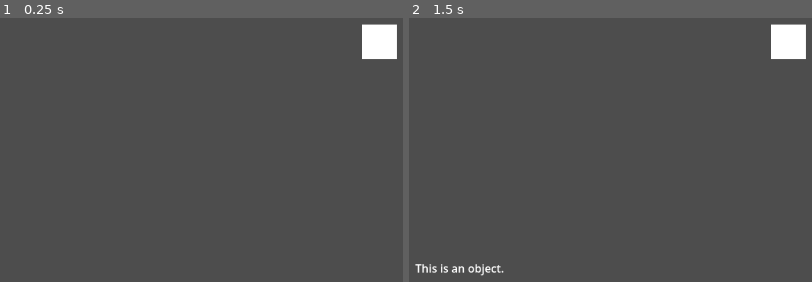
Above: before the commit, frames 1-2 (left to right).
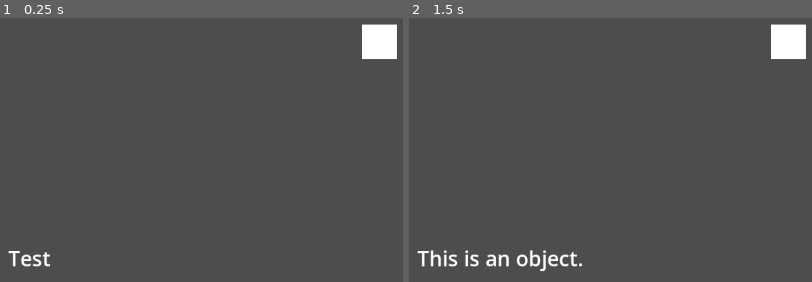
Above: after the commit, the same moments.

Repository: AEther-Frisko/point-n-click-game
Game: Godot game, scene res://shared/scenes/main.tscn
Two runs of this game, one before a commit and one after it. Both use one fixed random seed, a clock stepped at 60 frames per second and the inputs below.
Inputs (mouse positions are in pixels of both pictures, inside the frame that each line leads up to):
- Up to frame 1 (0.25 s): no input
- Up to frame 2 (1.5 s): tap Enter at 0.5 s; move the mouse to (787, 41) at 0.52 s; press the mouse at (787, 41) at 0.53 s; tap Space at 1.25 s; move the mouse to (646, 81) at 1.27 s; release the mouse at (646, 81) at 1.28 s; click (646, 81) at 1.35 s

The runs differ from the first frame. In frame 1, 0.3% of the frame differs, in the area x 1-13%, y 88-95%; in frame 2, 1.4%, in the area x 1-43%, y 87-98%.

Commit message:
gui ignores mouse input, small visual changes

Diff:
--- a/project.godot
+++ b/project.godot
@@ -19,6 +19,14 @@
 config/features=PackedStringArray("4.6", "Forward Plus")
 config/icon="res://icon.svg"
 
+[file_customization]
+
+folder_colors={
+"res://entities/": "red",
+"res://shared/": "purple",
+"res://systems/": "blue"
+}
+
 [input]
 
 click={
--- a/shared/scenes/main.tscn
+++ b/shared/scenes/main.tscn
@@ -8,14 +8,31 @@
 
 [node name="GUI" type="Control" parent="." unique_id=1726270139]
 layout_mode = 3
-anchors_preset = 0
+anchors_preset = 15
+anchor_right = 1.0
+anchor_bottom = 1.0
+grow_horizontal = 2
+grow_vertical = 2
+mouse_filter = 2
 
-[node name="TextDisplay" parent="GUI" unique_id=964846851 instance=ExtResource("2_1nha7")]
+[node name="MarginContainer" type="MarginContainer" parent="GUI" unique_id=1798613746]
 layout_mode = 1
-offset_left = 12.0
-offset_top = 615.0
-offset_right = 52.0
-offset_bottom = 638.0
+anchors_preset = 15
+anchor_right = 1.0
+anchor_bottom = 1.0
+grow_horizontal = 2
+grow_vertical = 2
+theme_override_constants/margin_left = 15
+theme_override_constants/margin_top = 15
+theme_override_constants/margin_right = 15
+theme_override_constants/margin_bottom = 15
+
+[node name="TextDisplay" parent="GUI/MarginContainer" unique_id=964846851 instance=ExtResource("2_1nha7")]
+layout_mode = 2
+size_flags_horizontal = 0
+size_flags_vertical = 8
+theme_override_font_sizes/font_size = 30
+text = "Test"
 script = ExtResource("2_n4xtn")
 
 [node name="World" type="Node2D" parent="." unique_id=931716194]
--- a/systems/ui/text_display.gd
+++ b/systems/ui/text_display.gd
@@ -2,7 +2,7 @@
 
 # Definitely will not be staying this way, just testing
 func _ready() -> void:
-	var object = get_node("../../World/Object")
+	var object = get_node("../../../World/Object")
 	object.object_clicked.connect(_on_object_clicked)
 	object.object_hovered.connect(_on_object_hovered)
 
